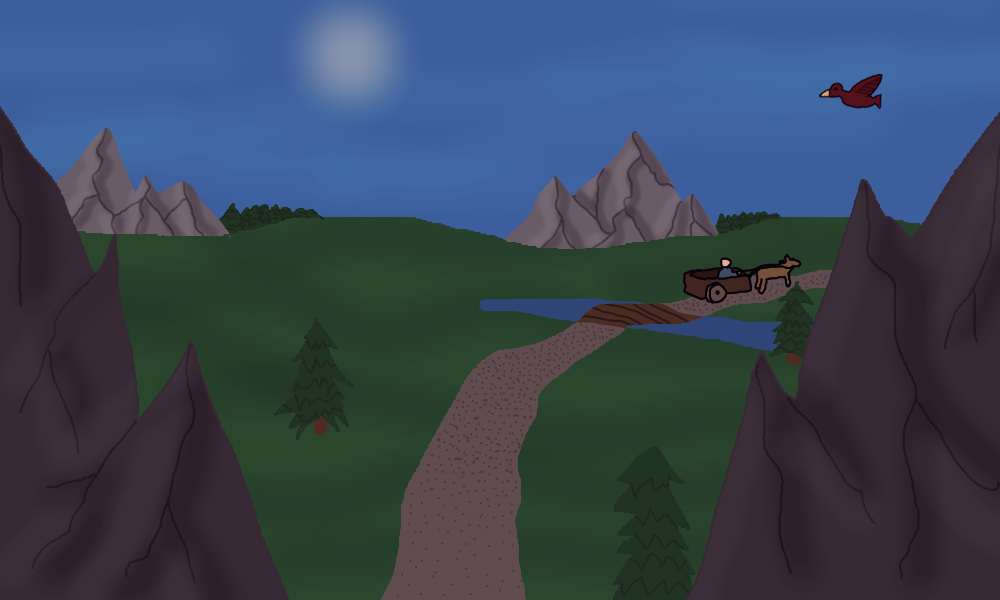
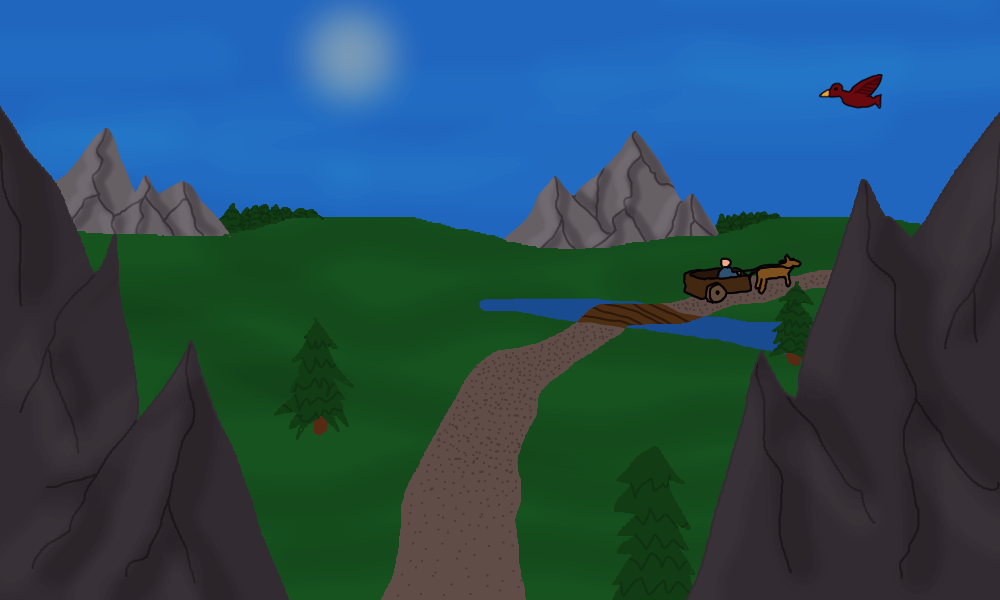
Before/after of a 1000 × 600 layered artwork. What changed in the layer stack:
"Paint Layer 18": opacity 57% → 30%, painted on it over box(0, 0, 1000, 600)
painted on "Paint Layer 3" over box(0, 0, 1000, 600)
painted on "Paint Layer 6" over box(192, 192, 832, 600)
painted on "Paint Layer 14" over box(0, 0, 1000, 256)
painted on "Paint Layer 1" over box(0, 0, 1000, 384)
painted on "Paint Layer 9" over box(320, 256, 896, 600)
painted on "Paint Layer 10" over box(448, 256, 896, 384)
painted on "Background" over box(0, 0, 1000, 600)
